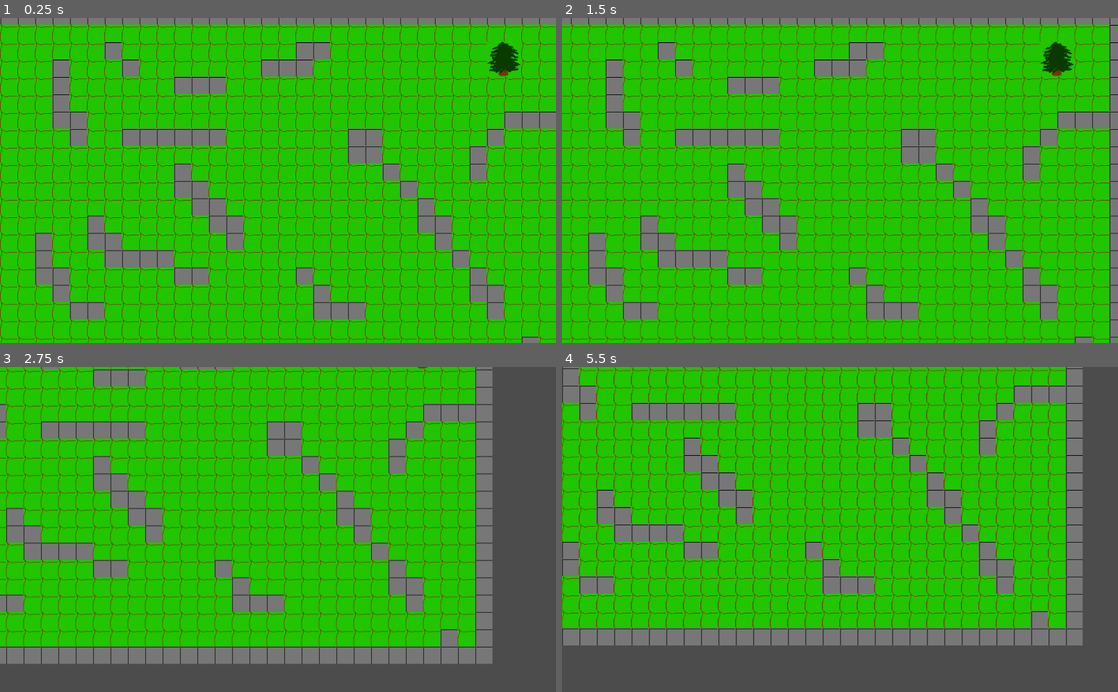
Above: before the commit, frames 1-4 (two rows, left to right).
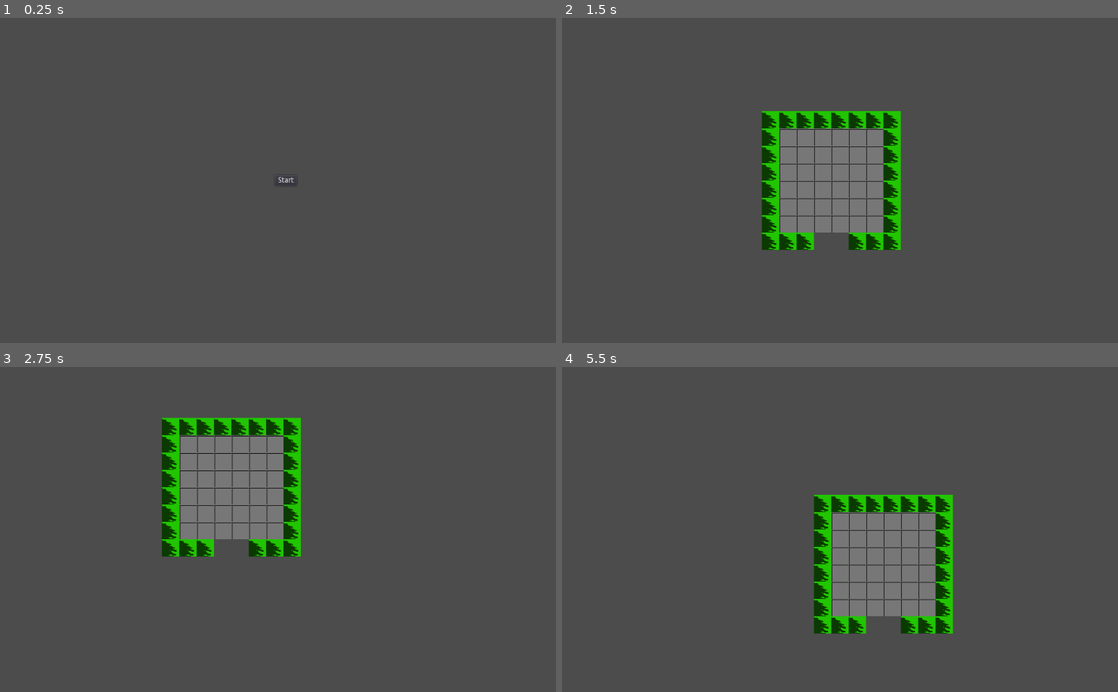
Above: after the commit, the same moments.

Repository: HaywardMorihara/2021AprGameJam
Game: Godot game, scene res://menu/MainMenu.tscn
The game is run twice, just before and just after one commit, with the same random seed, the same clock (stepped at 60 frames per second) and the same inputs. Before the commit the project starts from res://map/Map.tscn.
Inputs (mouse positions are in pixels of both pictures, inside the frame that each line leads up to):
- Up to frame 1 (0.25 s): no input
- Up to frame 2 (1.5 s): click (845, 180) at 0.5 s, where only the run after the commit has a clickable "Start"; tap Enter at 1.25 s; move the mouse to (962, 164) at 1.27 s; press the mouse at (962, 164) at 1.28 s; hold D (right) from 1.28 s (still down)
- Up to frame 3 (2.75 s): move the mouse to (166, 545) at 2.02 s; release D (right) at 2.03 s; release the mouse at (166, 545) at 2.03 s; hold S (down) from 2.03 s (still down); click (166, 545) at 2.1 s
- Up to frame 4 (5.5 s): move the mouse to (895, 458) at 2.77 s; release S (down) at 2.78 s; press the mouse at (895, 458) at 2.78 s; hold D (right) 2.78-3.53 s; move the mouse to (812, 594) at 3.52 s; release the mouse at (812, 594) at 3.53 s; hold W (up) 3.53-4.28 s; click (812, 594) at 3.6 s; move the mouse to (1006, 578) at 4.27 s; press the mouse at (1006, 578) at 4.28 s; hold A (left) from 4.28 s (still down); move the mouse to (673, 480) at 5.02 s; release the mouse at (673, 480) at 5.03 s; click (673, 480) at 5.1 s

The runs differ from the first frame. In frame 1, 100% of the frame differs, in the area x 0-100%, y 0-100%; in frame 2, 98%; in frame 3, 79%; in frame 4, 78%.

Commit message:
first custscene

Diff:
--- /dev/null
+++ b/cutscene/Intro.gd
@@ -0,0 +1,6 @@
+extends Control
+
+
+func _input(event):
+	if event is InputEventKey and event.pressed or Input.is_action_pressed("next"):
+		get_tree().change_scene("res://house/PlayerHouse.tscn")
--- /dev/null
+++ b/cutscene/Intro.tscn
@@ -0,0 +1,19 @@
+[gd_scene load_steps=2 format=2]
+
+[ext_resource path="res://cutscene/Intro.gd" type="Script" id=1]
+
+[node name="Control" type="Control"]
+anchor_right = 1.0
+anchor_bottom = 1.0
+script = ExtResource( 1 )
+__meta__ = {
+"_edit_use_anchors_": false
+}
+
+[node name="RichTextLabel" type="RichTextLabel" parent="."]
+anchor_right = 1.0
+anchor_bottom = 1.0
+text = "Press any botton to proceed"
+__meta__ = {
+"_edit_use_anchors_": false
+}
--- a/menu/StartButton.gd
+++ b/menu/StartButton.gd
@@ -2,4 +2,4 @@
 
 
 func _on_StartButton_pressed():
-	get_tree().change_scene("res://map/Map.tscn")
+	get_tree().change_scene("res://cutscene/Intro.tscn")
--- a/project.godot
+++ b/project.godot
@@ -16,7 +16,7 @@
 [application]
 
 config/name="2021AprGameJam"
-run/main_scene="res://map/Map.tscn"
+run/main_scene="res://menu/MainMenu.tscn"
 config/icon="res://icon.png"
 
 [input]
@@ -41,6 +41,11 @@
 "events": [ Object(InputEventKey,"resource_local_to_scene":false,"resource_name":"","device":0,"alt":false,"shift":false,"control":false,"meta":false,"command":false,"pressed":false,"scancode":68,"unicode":0,"echo":false,"script":null)
  ]
 }
+next={
+"deadzone": 0.5,
+"events": [ Object(InputEventMouseButton,"resource_local_to_scene":false,"resource_name":"","device":0,"alt":false,"shift":false,"control":false,"meta":false,"command":false,"button_mask":0,"position":Vector2( 0, 0 ),"global_position":Vector2( 0, 0 ),"factor":1.0,"button_index":1,"pressed":false,"doubleclick":false,"script":null)
+ ]
+}
 
 [rendering]
 
